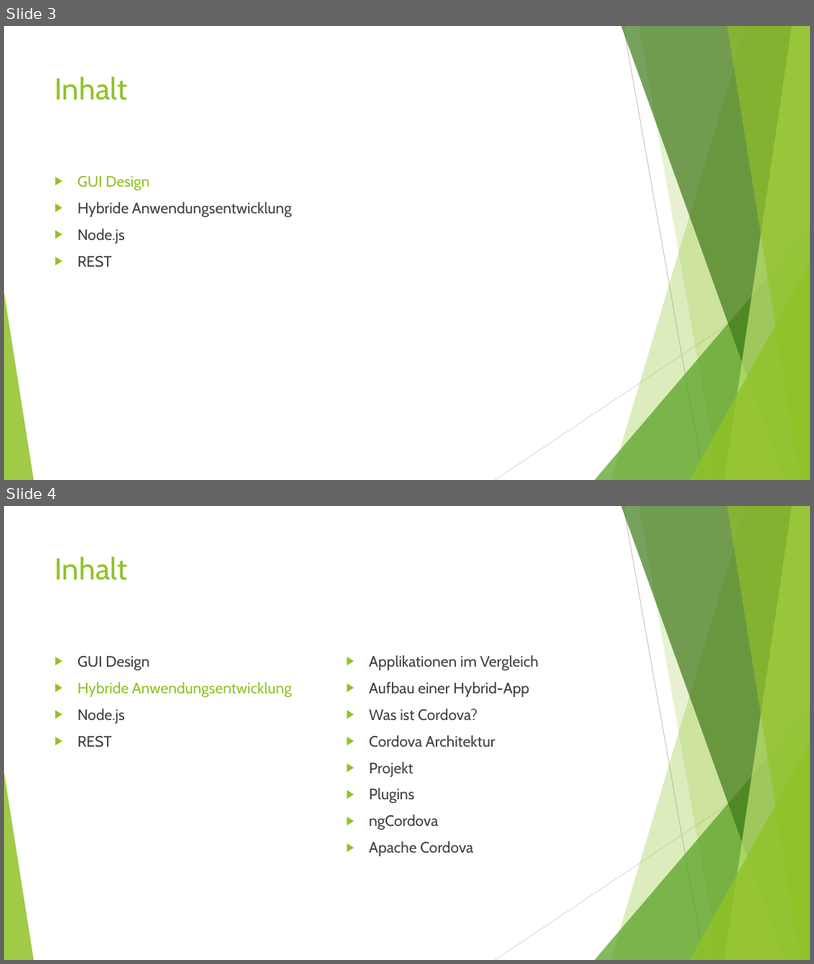
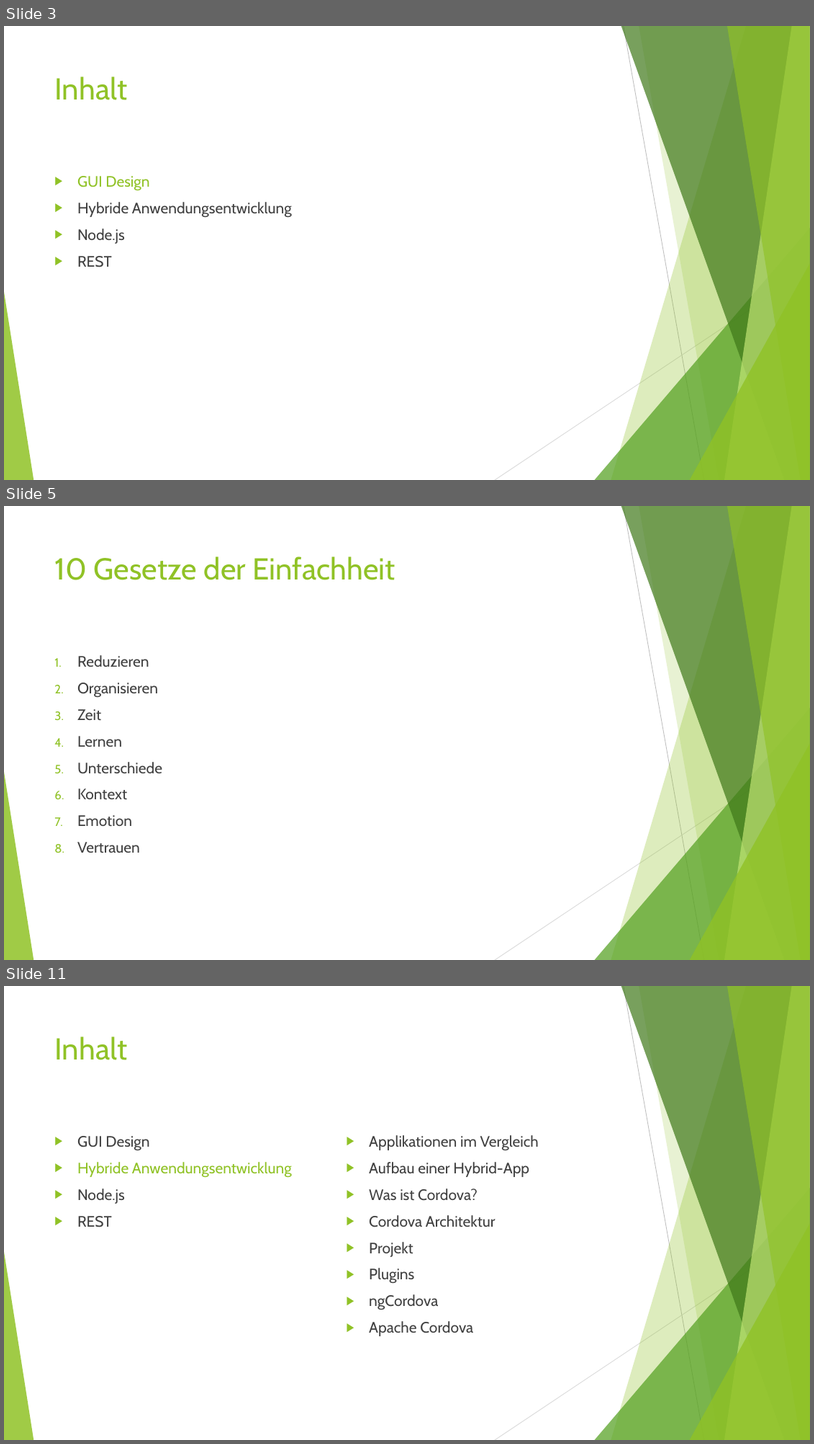
Before and after one commit to Ufo391/KSWE_DOKU, a slide deck: Vortrag/Mobile Anwendungsentwicklung.ppt. Shown one above the other, each under a label of ours: slides 3 and 4 before the commit, slides 3, 5 and 11 after it; the slides between them are not shown. The pictures are 814x964 and 814x1444 pixels, drawn with LibreOffice and Linux fonts; fonts in the diff are those of the drawing. Boxes give left, top, right and bottom in pixels: in the first picture for what was removed or moved away, otherwise in the second. Text is boxed around its words. In the diff, an @@ line names an element or a change of style, - is before the commit and + after.

```diff
--- a/Vortrag/Mobile Anwendungsentwicklung.ppt
+++ b/Vortrag/Mobile Anwendungsentwicklung.ppt
@@ slide 5 added at (x1=4, y1=506, x2=810, y2=960), background #FFFFFF; not listed: 10 template elements that a slide beside it also shows @@
@@ title added at (x1=55, y1=556, x2=395, y2=580), 36 pt, text #90C226 @@
+10 Gesetze der Einfachheit
@@ text added at (x1=77, y1=655, x2=162, y2=852), 18 pt, text #404040 @@
+1. Reduzieren
+2. Organisieren
+3. Zeit
+4. Lernen
+5. Unterschiede
+6. Kontext
+7. Emotion
+8. Vertrauen
@@ what was slide 4 is now slide 11 @@
```
Also in this commit, not shown: 10 other slides added, 3 slides removed.
